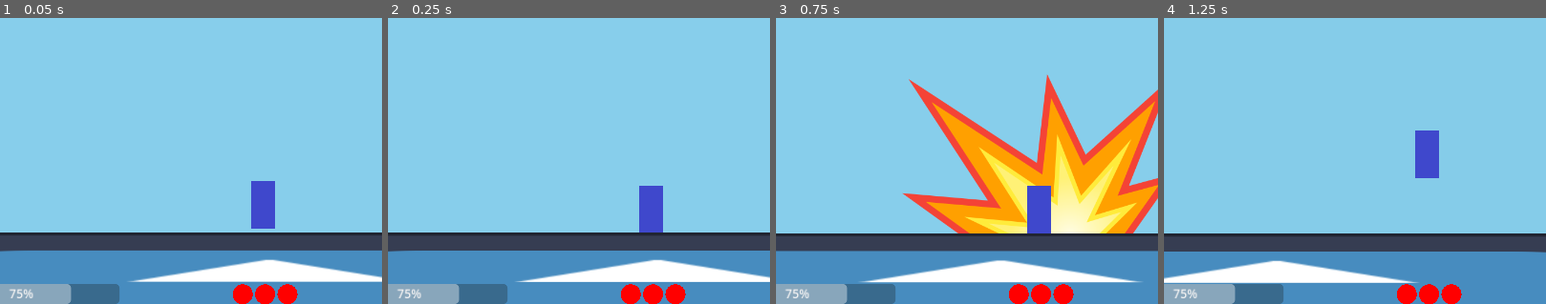
Above: before the commit, frames 1-4 (left to right).
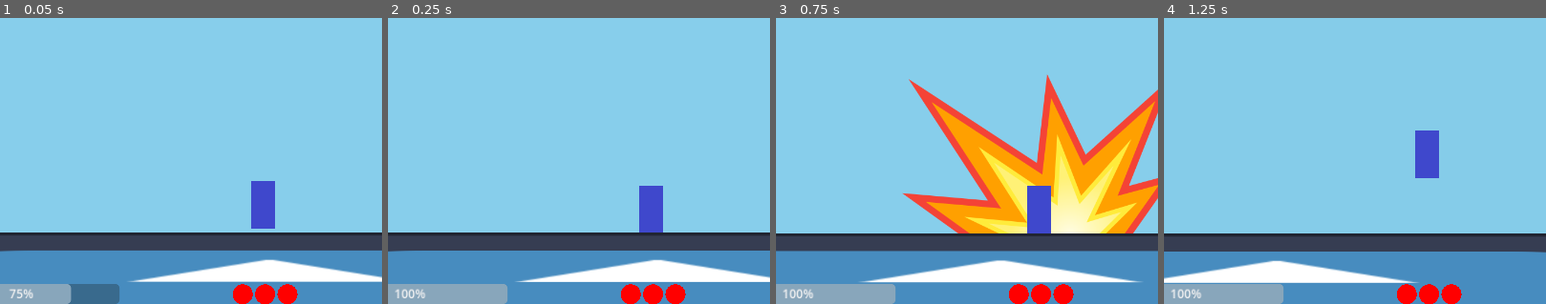
Above: after the commit, the same moments.

Repository: notMSB/bunk
Game: Godot game, scene res://scenes/game.tscn
Two runs of this game, one before a commit and one after it. Both use one fixed random seed, a clock stepped at 60 frames per second and the inputs below. The engine's default icon, where the game draws it, is replaced by a stand-in: a white triangle on a blue panel in a dark square.
Inputs (mouse positions are % of the whole screen's width and height, from its top left):
- Up to frame 1 (0.05 s): no input
- Up to frame 2 (0.25 s): no input
- Up to frame 3 (0.75 s): tap Enter at 0.5 s; move the mouse to (72, 45) at 0.52 s; hold Right (ui_right) from 0.53 s (still down); tap Shift (item) at 0.6 s
- Up to frame 4 (1.25 s): keep holding Right (ui_right); tap Space (jump) at 0.77 s
The pictures show only the part of the screen within x 16-66%, y 50-100%; the shares and areas given below are measured in that part.

Frame 1 is identical in both runs. In frame 2, 1.0% of the frame differs, in the area x 2-32%, y 93-100%; in frame 3, 1.0%; in frame 4, 1.0%.

Commit message:
boss y movement test

Diff:
--- a/scripts/boss.gd
+++ b/scripts/boss.gd
@@ -1,8 +1,10 @@
 extends "res://scripts/enemy.gd"
 
-@onready var bar = get_node("../../UI/BossBar")
-@onready var barText = get_node("../../UI/BossBar/Text")
-var player
+@onready var bar := get_node("../../UI/BossBar")
+@onready var barText := get_node("../../UI/BossBar/Text")
+var player : CharacterBody2D
+
+var playerY = null
 
 const THRESHOLD := 100
 var nextCheck : int
@@ -36,4 +38,6 @@
 	barText.text = str(health)
 
 func recalibrate():
+	if playerY: global_position.y += player.global_position.y - playerY
 	global_position.x = player.global_position.x - $EnemyShape.shape.size.x*.5 + player.get_node("CollisionShape2D").shape.size.x
+	playerY = player.global_position.y
--- a/scripts/player.gd
+++ b/scripts/player.gd
@@ -22,7 +22,7 @@
 
 const MAX_FUEL := 100
 var fuelThreshold := 5
-var fuel := MAX_FUEL * .75
+var fuel := MAX_FUEL
 
 const AIR_JUMPS := 2
 var currentAirJumps := 0
--- a/scripts/ui_controller.gd
+++ b/scripts/ui_controller.gd
@@ -4,7 +4,7 @@
 
 var modifier := 600
 
-const PAUSE_INCREMENT := 1500
+const PAUSE_INCREMENT := 300
 var pauseVal := PAUSE_INCREMENT
 var paused := false
 
Not shown, changed: export_presets.cfg
